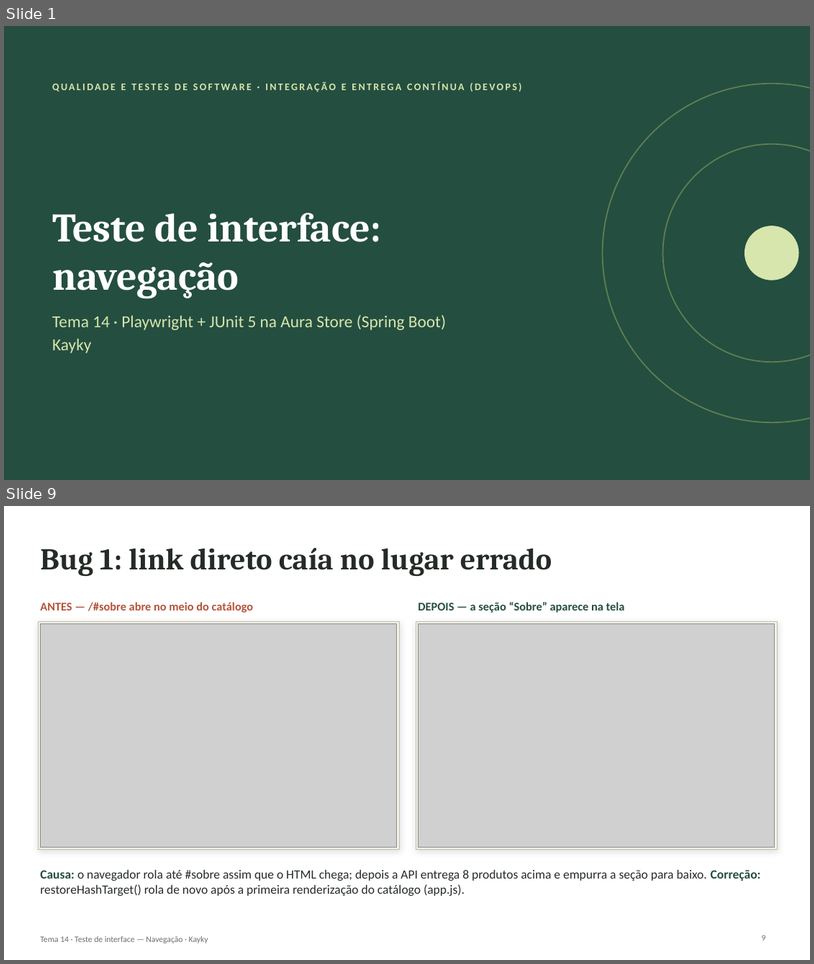
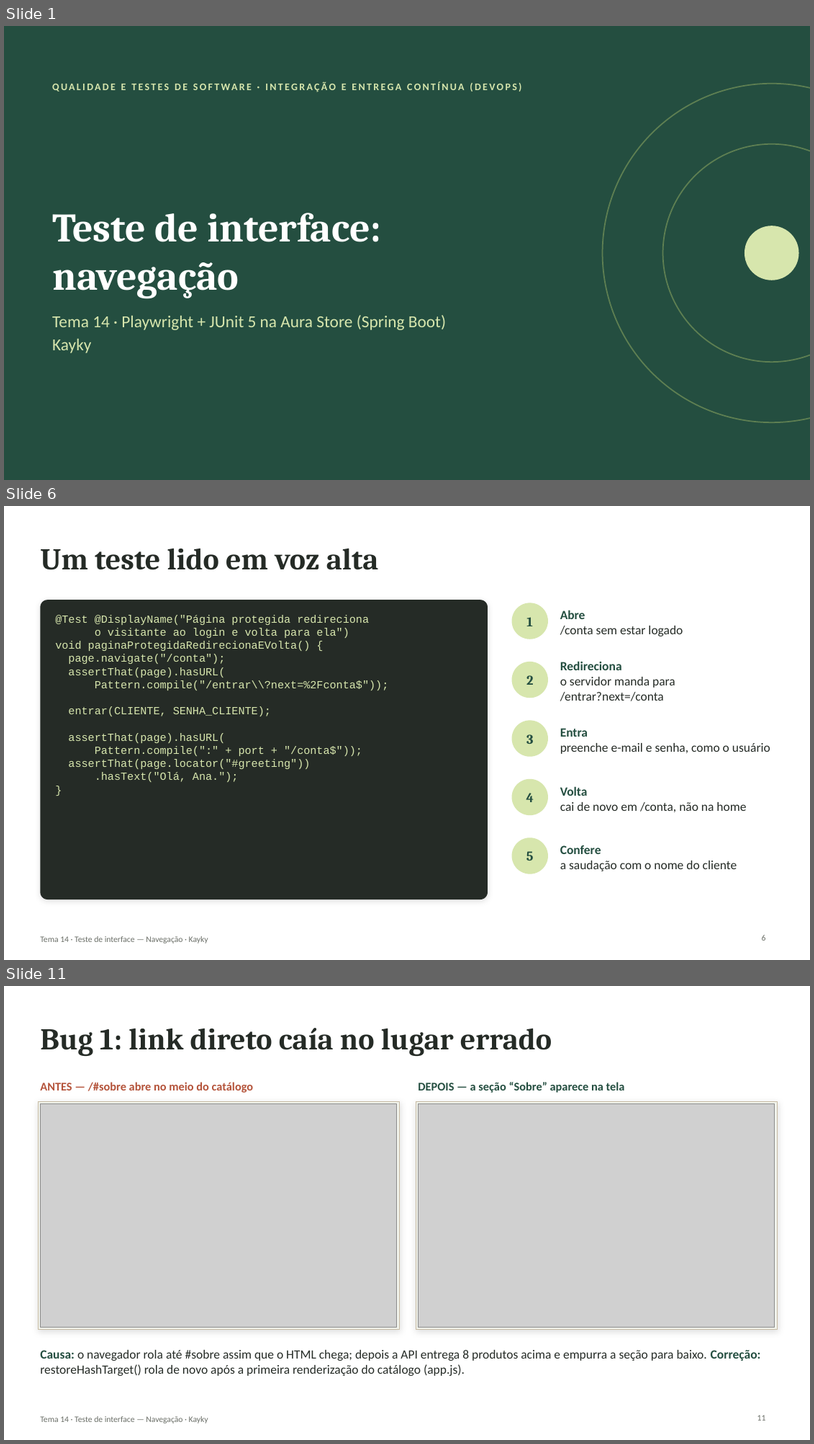
Before and after one commit to KaykyOne/f-e-commerce, a slide deck: docs/tema-14-navegacao/Apresentacao-Tema14-Navegacao.pptx. Shown one above the other, each under a label of ours: slides 1 and 9 before the commit, slides 1, 6 and 11 after it; the slides between them are not shown. The pictures are 814x964 and 814x1444 pixels, drawn with LibreOffice and Linux fonts; fonts in the diff are those of the drawing; grey boxes stand for pictures. Boxes give left, top, right and bottom in pixels: in the first picture for what was removed or moved away, otherwise in the second. Text is boxed around its words. In the diff, an @@ line names an element or a change of style, - is before the commit and + after.

```diff
--- a/docs/tema-14-navegacao/Apresentacao-Tema14-Navegacao.pptx
+++ b/docs/tema-14-navegacao/Apresentacao-Tema14-Navegacao.pptx
@@ slide 6 added at (4,506,810,960), background #FFFFFF; not listed: 1 template element that a slide beside it also shows @@
@@ title added at (40,548,378,570), 36 pt, text #252B26, bold @@
+Um teste lido em voz alta
@@ rounded rectangle added at (40,600,488,899), fill #252B26 @@
@@ ellipse added at (512,602,548,639), fill #D7E6AD @@
@@ text added at (561,610,683,636), 15 pt, text #252B26 @@
+Abre
+/conta sem estar logado
@@ text added at (55,615,389,782), 13 pt, text #D7E6AD @@
+@Test @DisplayName("Página protegida redireciona
+o visitante ao login e volta para ela")
+void paginaProtegidaRedirecionaEVolta() {
+page.navigate("/conta");
+assertThat(page).hasURL(
+Pattern.compile("/entrar\\?next=%2Fconta$"));
+entrar(CLIENTE, SENHA_CLIENTE);
+assertThat(page).hasURL(
+Pattern.compile(":" + port + "/conta$"));
+assertThat(page.locator("#greeting"))
+.hasText("Olá, Ana.");
+}
@@ text added at (527,617,533,626), 16 pt, text #244E40, bold @@
+1
@@ ellipse added at (512,662,548,698), fill #D7E6AD @@
@@ text added at (527,675,533,685), 16 pt, text #244E40, bold @@
+2
@@ text added at (561,661,676,701), 15 pt, text #252B26 @@
+Redireciona
+o servidor manda para /entrar?next=/conta
@@ ellipse added at (512,720,548,757), fill #D7E6AD @@
@@ text added at (527,734,533,744), 16 pt, text #244E40, bold @@
+3
@@ text added at (561,728,771,754), 15 pt, text #252B26 @@
+Entra
+preenche e-mail e senha, como o usuário
@@ ellipse added at (512,779,548,815), fill #D7E6AD @@
@@ text added at (561,786,746,812), 15 pt, text #252B26 @@
+Volta
+cai de novo em /conta, não na home
@@ text added at (527,793,534,802), 16 pt, text #244E40, bold @@
+4
@@ ellipse added at (512,837,548,874), fill #D7E6AD @@
@@ text added at (527,851,534,860), 16 pt, text #244E40, bold @@
+5
@@ text added at (561,845,738,871), 15 pt, text #252B26 @@
+Confere
+a saudação com o nome do cliente
@@ page number added at (762,934,766,940), 10 pt, text #6B6F68 @@
+6
@@ what was slide 9 is now slide 11 @@
@@ page number at (758,1414,766,1420): text changed @@
-9
+11
```
Also in this commit, not shown: 9 slides changed, 4 other slides added, 2 slides removed, 14 other files.
